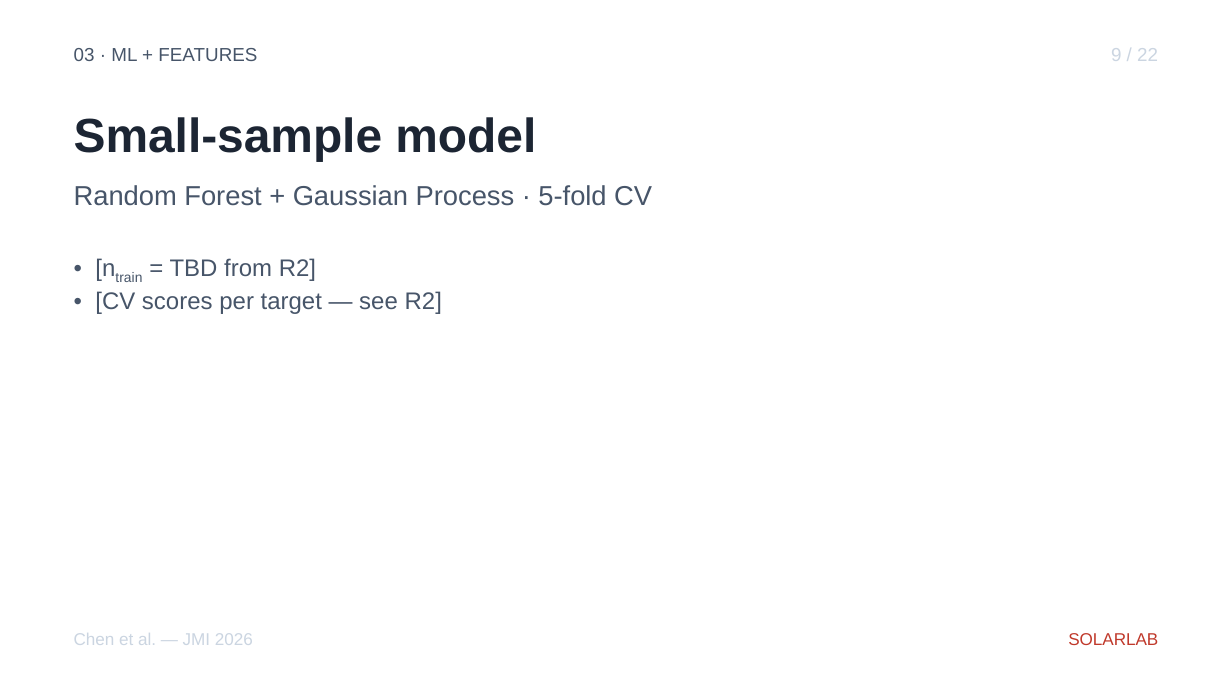
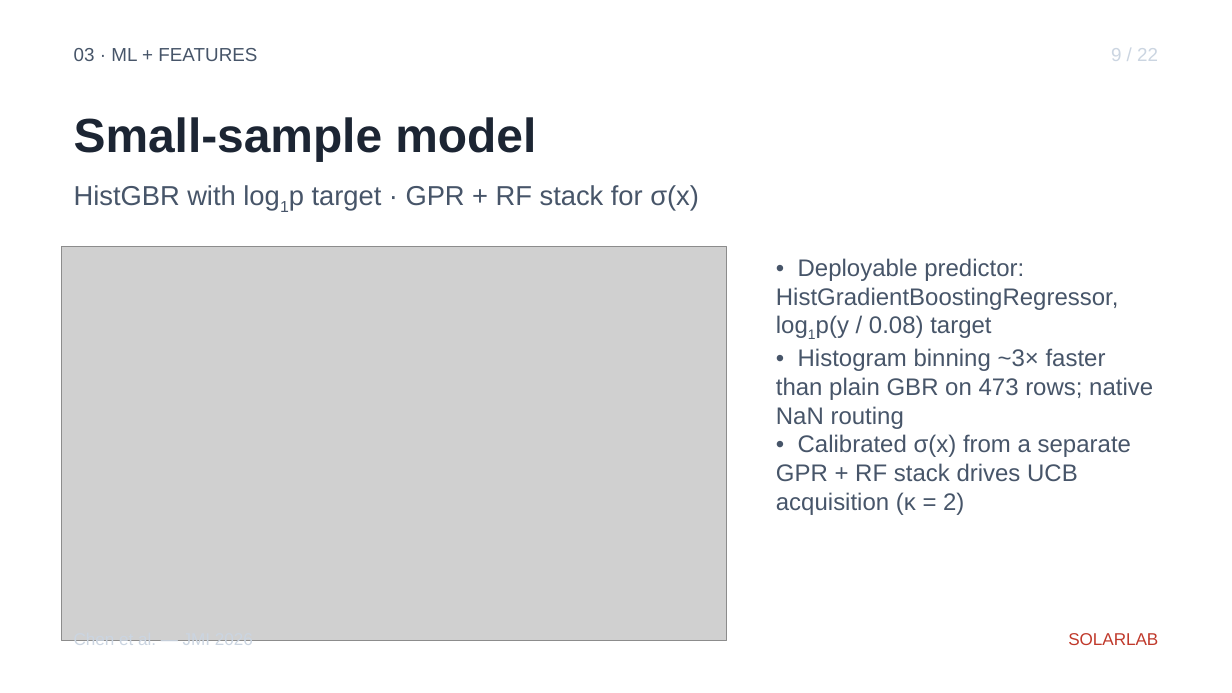
Before and after one commit to ShaneLogic/SolarLab, a slide deck: slide 12 of presentations/jmi-2026/output/jmi-2026.pptx. Drawn at 1232x693 pixels with LibreOffice and Linux fonts; fonts in the diff are those of the drawing; grey boxes stand for pictures. Boxes give left, top, right and bottom in pixels: in the first picture for what was removed or moved away, otherwise in the second. Text is boxed around its words. In the diff, an @@ line names an element or a change of style, - is before the commit and + after.

Commit message:
feat(jmi-ppt): refresh deck with real DFT/ML data from PV-Materials-Screening
Pulls real screening results, candidate properties, ML metrics, and figure
assets from /PhD/PV-Materials-Screening/3rd JMI Conference and rebuilds
the deck end-to-end. Copy.yaml replaces every R1–R4 placeholder with
ground-truth content from the technical doc.

Pipeline funnel filled in: >10⁵ MP/OQMD → 647 DFT-screened → 473
ML-ready → 41 PV-promising (y > 0.05) → 14 action list (y > 0.10).

ML metrics filled in: HistGBR + log1p target, 5-fold × 5-seed random
CV → R² = 0.466 ± 0.035, MAE = 0.012, top-20 recall = 0.50, +50 % R²
over the GPR / GB / ExT baseline. Prototype-grouped CV R² ≈ 0
flags the active-learning transfer gap.

Top-2 hits with all four PV descriptors:
  Hit #1 Se₁₆Sn₈Zr₄ (AB₂C₄, Pnma): E_g 1.12 eV, m 0.43, ε 19.5,
                                    E_b 7 meV, PV score 0.487
  Hit #2 Cs₂Sb₆Se₂   (ABC₃, C2/m): E_g 1.28 eV, m 0.81, ε 12.6,
                                    E_b 56 meV, PV score 0.298

Imports 7 figures into figures/output/ (gitignored — but the rebuilt
.pptx embeds them as bytes, so the committed deck is self-contained).
README documents the import workflow.

Funnel-arc title updated: "High-throughput DFT and small-sample ML
for chalcogenide PV absorber discovery, with device-scale validation".

Audit: 28 slides, 49 sub + 14 sup runs, no _/^ leaks.

Constraint: Source figures live in sibling project tree, gitignored
on import; deck binary (committed) embeds them so the artifact is
reproducible without the sibling tree
Confidence: high — every number traceable to PV_Screening_Technical_Documentation.docx
Scope-risk: narrow — copy + figure import + rebuild; no logic changes
Directive: Re-run the import block in README whenever the source
figures update; rerun build_deck.py + audit_typography.py after any
copy.yaml edit
Not-tested: Stability / phonon DOS data (R4) — not in source docs;
s12 reused for the population funnel instead

```diff
--- a/presentations/jmi-2026/output/jmi-2026.pptx
+++ b/presentations/jmi-2026/output/jmi-2026.pptx
@@ text at (74,185,699,211): text changed @@
-Random Forest + Gaussian Process · 5-fold CV
+HistGBR with log1p target · GPR + RF stack for σ(x)
@@ picture added at (62,246,727,641) @@
@@ text removed at (95,258,442,314) @@
-• [ntrain = TBD from R2]
-• [CV scores per target — see R2]
@@ text added at (776,258,1153,515), 14 pt, text #475569 @@
+• Deployable predictor: HistGradientBoostingRegressor, log1p(y / 0.08) target
+• Histogram binning ~3× faster than plain GBR on 473 rows; native NaN routing
+• Calibrated σ(x) from a separate GPR + RF stack drives UCB acquisition (κ = 2)
```
Also in this commit, not shown: 20 other slides changed, 1 slide added, 1 slide removed, 2 other files.
